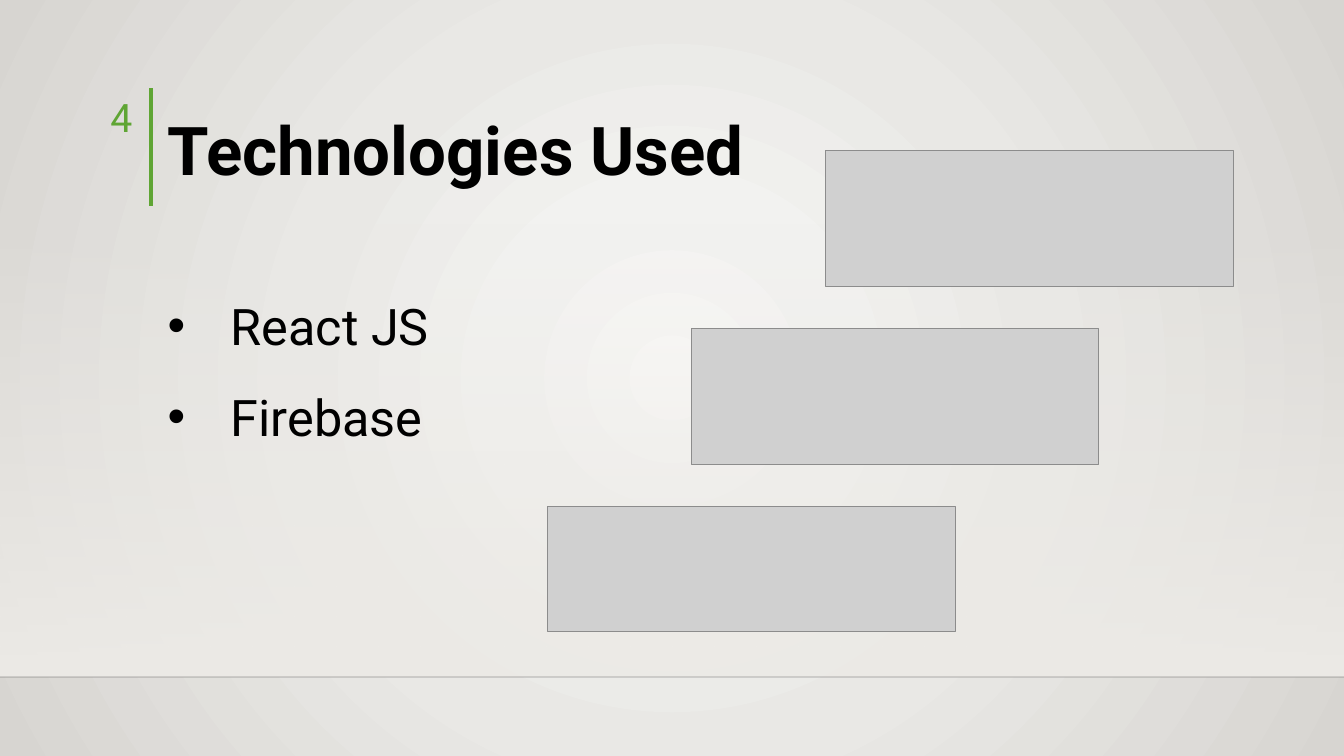
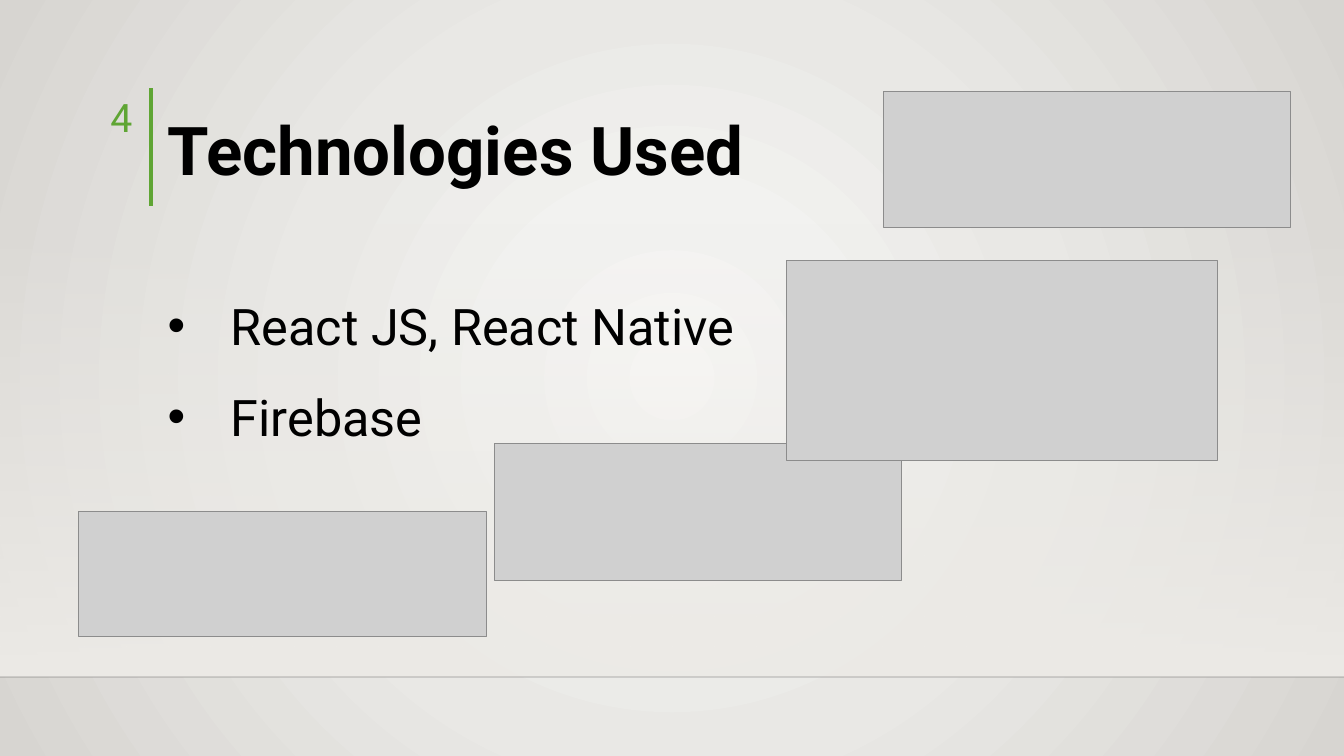
Before and after one commit to hisni/CO227-Project, a slide deck: slide 4 of Docs/Presentation - Final.pptx. Drawn at 1344x756 pixels with LibreOffice and Linux fonts; fonts in the diff are those of the drawing; grey boxes stand for pictures; background and template pictures are left out. Boxes give left, top, right and bottom in pixels: in the first picture for what was removed or moved away, otherwise in the second. Text is boxed around its words. In the diff, an @@ line names an element or a change of style, - is before the commit and + after.

```diff
--- a/Docs/Presentation - Final.pptx
+++ b/Docs/Presentation - Final.pptx
@@ picture: place and size @@
-picture at (826, 150, 1233, 286)
+picture at (884, 91, 1292, 227)
@@ picture added at (786, 260, 1218, 461) @@
@@ text at (231, 308, 735, 352): text changed @@
-• React JS
+• React JS, React Native
@@ picture: place and size @@
-picture at (692, 329, 1099, 465)
+picture at (494, 444, 901, 580)
@@ picture: place and size @@
-picture at (548, 506, 956, 631)
+picture at (79, 512, 486, 637)
```
Also in this commit, not shown: 3 other slides changed, 4 other files.
